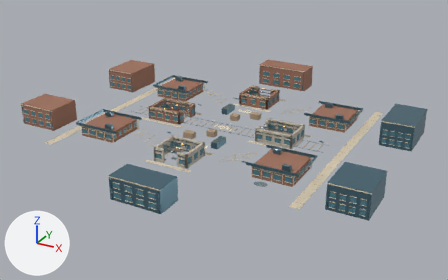
Renders of the glTF model godot/multiplayer_worlds/art/switchyard-ward.glb from each side of a commit.
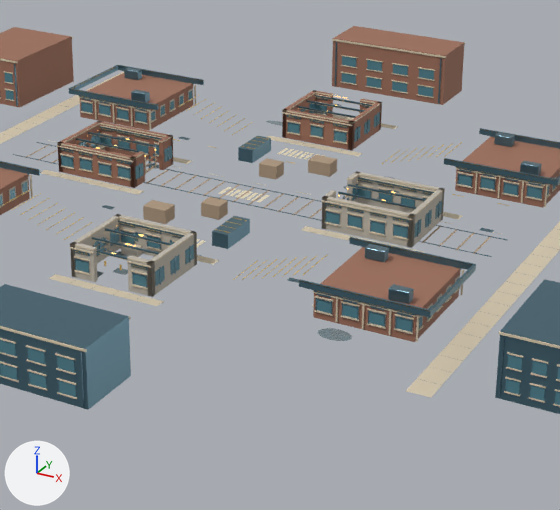
There are two pictures of each version: one whole from a 50 mm camera at (81.6, -148.2, 70.1) aimed at (1.7, -2.9, -2.5), one close up on the part from 28% to 78% of the width and 18% to 91% of the height. The lights are fixed; the arrows at lower left show +X, +Y and +Z. The last two pictures show the newer version. Vertices at exactly the same position are counted once.

The first close-up shows 'batched-ward bleached sandstone lintel', 'batched-ward blue-black steel', 'batched-ward freight timber', 'batched-ward kiln-fired red brick', 'batched-ward oiled street patch', 'batched-ward tinted workshop windows', 'batched-ward utility concrete', 'batched-ward yellow safety enamel' and 3 more.
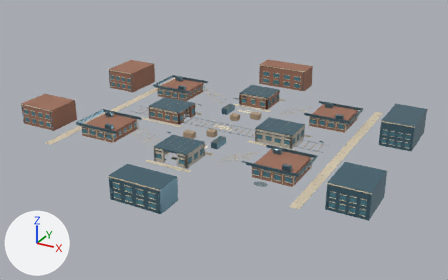
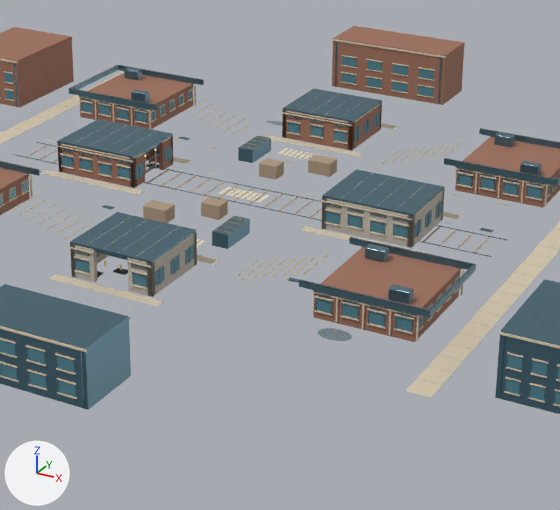
What the commit changed:
me_batched_ward_blue_black_steel is used by ob_batched_ward_blue_black_steel; location (0.0, 0.0, 0.0).
me_batched_ward_blue_black_steel had 5960 vertices, 9004 faces and spanned x -53.7..53.0, y -50.6..48.6, z 0.0..7.3.
me_batched_ward_blue_black_steel now has 6248 vertices, 9436 faces and spans x -53.7..53.0, y -50.6..48.6, z 0.0..7.3.
me_batched_ward_blue_black_steel part 1: a new loose piece, a box spanning x 12.5..23.5, y -4.5..4.5, z 3.76..4.04, in mat_ward_blue_black_steel (blue #5b7e8e).
me_batched_ward_blue_black_steel part 2: a new loose piece, a box spanning x -5.0..5.0, y 19.5..28.5, z 3.76..4.04, in mat_ward_blue_black_steel (blue #5b7e8e).
me_batched_ward_blue_black_steel part 3: a new loose piece, a box spanning x -5.0..5.0, y -28.5..-19.5, z 3.76..4.04, in mat_ward_blue_black_steel (blue #5b7e8e).
me_batched_ward_blue_black_steel part 4: 6 loose pieces with 48 vertices, spanning x -23.0..23.0, y -3.9..3.9, z 3.2..3.4, are deleted.
me_batched_ward_blue_black_steel part 5: 16 vertices removed from x -23.0..-13.0, y -3.9..3.9, z 3.2..3.4; 104 vertices added at x -23.5..-12.5, y -4.5..4.5, z 3.2..4.0.
Other edits to the shape of me_batched_ward_blue_black_steel do not show in these pictures.

What differs and where, as boxes [x1, y1, x2, y2] in the close-ups (560 x 510 px):
part 1 of me_batched_ward_blue_black_steel, added (blue)
    after: [322, 169, 445, 216]
part 2 of me_batched_ward_blue_black_steel, added (blue)
    after: [283, 89, 382, 122]
part 3 of me_batched_ward_blue_black_steel, added (blue)
    after: [70, 212, 196, 263]
part 4 of me_batched_ward_blue_black_steel, deleted
    before: [76, 132, 434, 209]
part 5 of me_batched_ward_blue_black_steel, built on (mostly hidden before)
    before: [99, 126, 162, 140]
    after: [57, 119, 173, 158]
